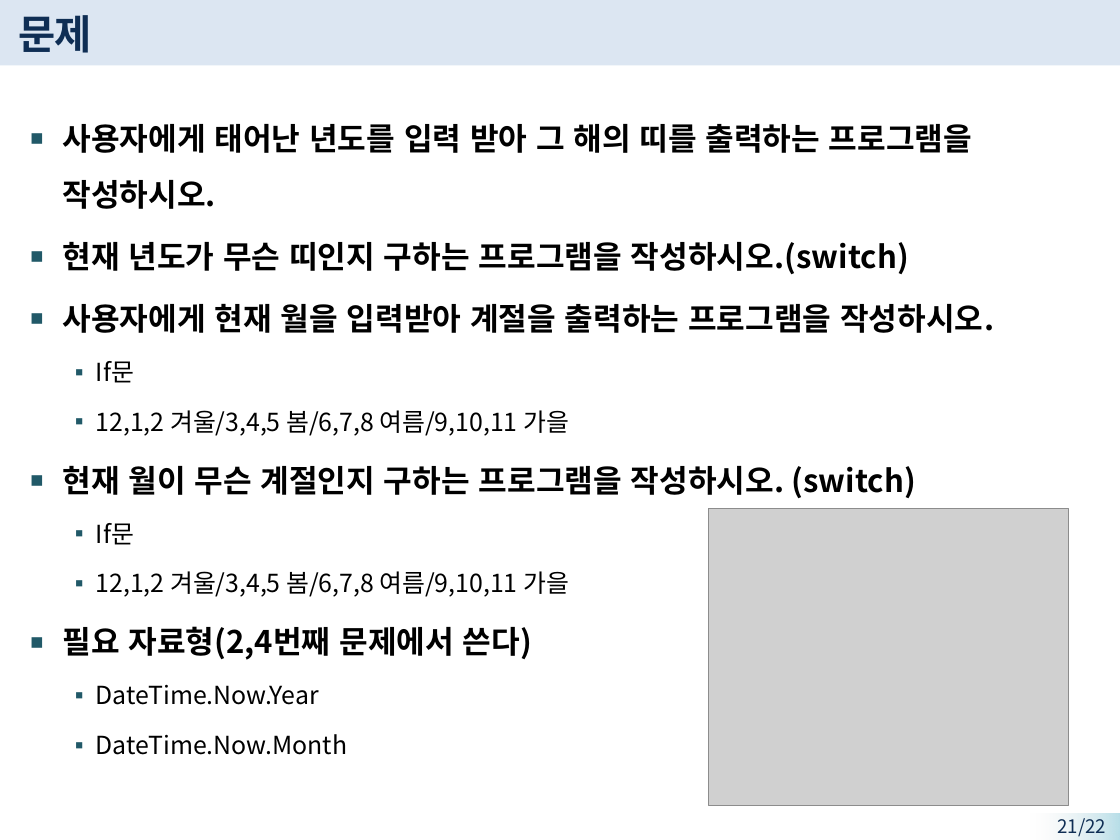
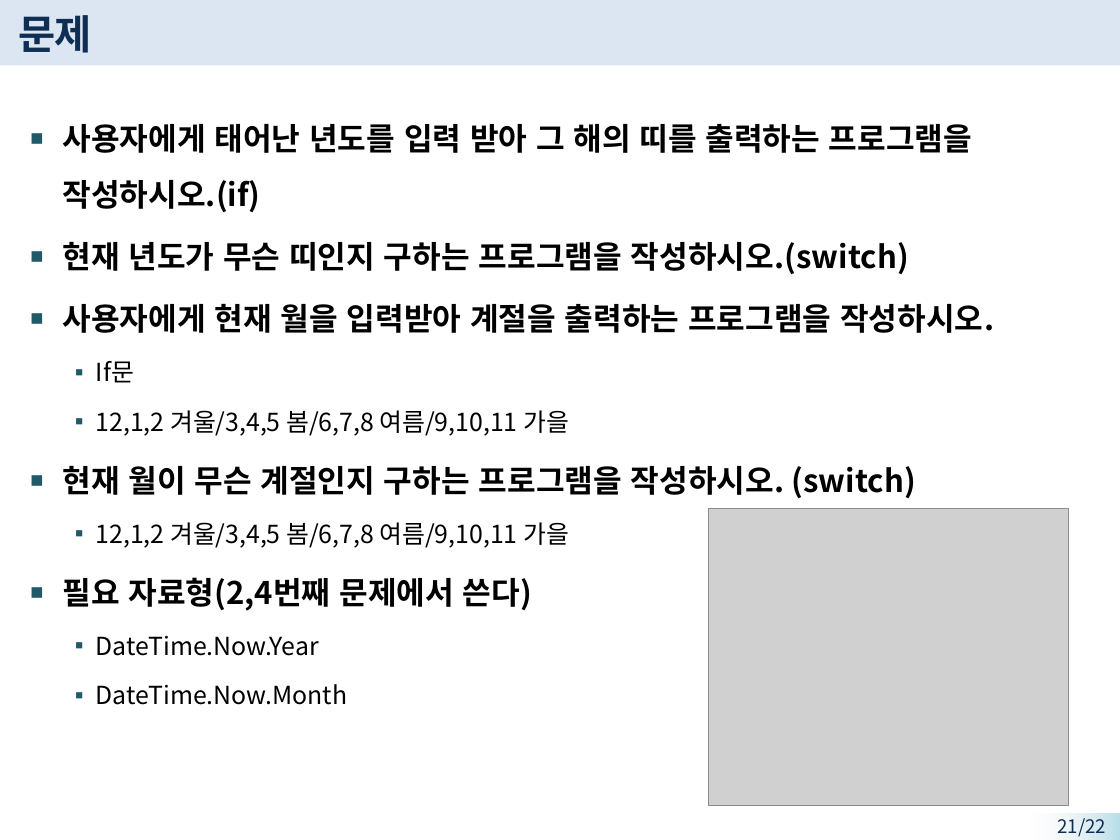
Before and after one commit to DongJoonLeeDJ/20220422_AI6, a slide deck: slide 21 of djlee/CSharp/씨샵/실제 강의시 사용한 자료들/1_2_3/3단원_조건문.pptx. Drawn at 1120x840 pixels with LibreOffice and Linux fonts; fonts in the diff are those of the drawing; grey boxes stand for pictures. Boxes give left, top, right and bottom in pixels: in the first picture for what was removed or moved away, otherwise in the second. Text is boxed around its words. In the diff, an @@ line names an element or a change of style, - is before the commit and + after.

```diff
--- a/djlee/CSharp/씨샵/실제 강의시 사용한 자료들/1_2_3/3단원_조건문.pptx
+++ b/djlee/CSharp/씨샵/실제 강의시 사용한 자료들/1_2_3/3단원_조건문.pptx
@@ text at (x1=63, y1=124, x2=972, y2=212): text changed @@
-■ 사용자에게 태어난 년도를 입력 받아 그 해의 띠를 출력하는 프로그램을 작성하시오.
+■ 사용자에게 태어난 년도를 입력 받아 그 해의 띠를 출력하는 프로그램을 작성하시오.(if)
@@ text at (x1=96, y1=523, x2=134, y2=545): paragraph removed @@
-  ▪ If문
```
